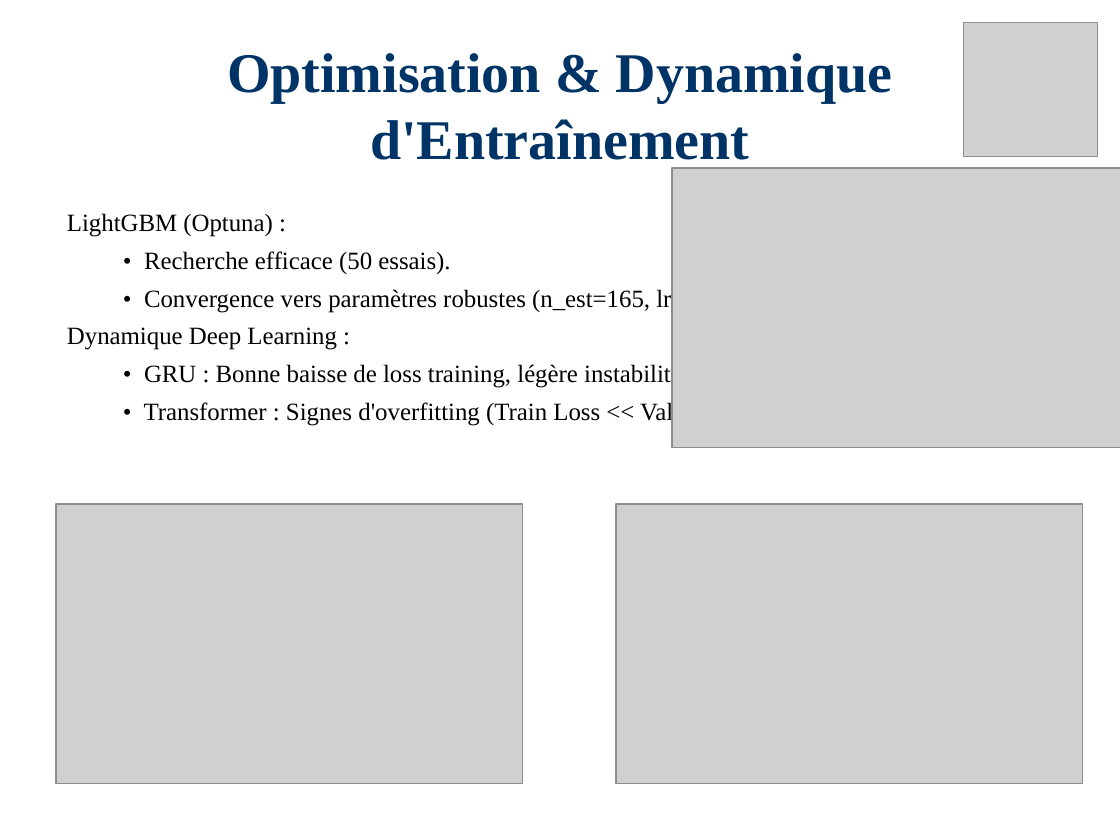
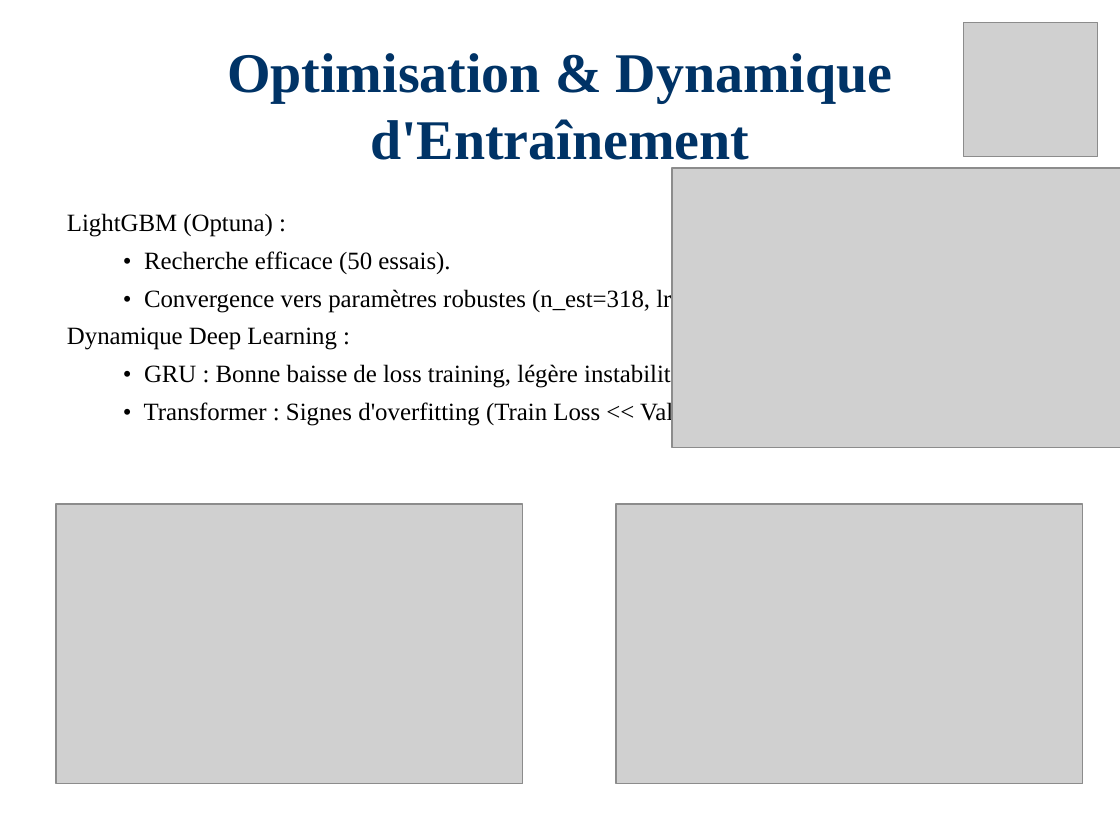
Before and after one commit to Paulino-Cristovao/churn_predictions, a slide deck: slide 6 of Presentations_Resultats_Projet.pptx. Drawn at 1120x840 pixels with LibreOffice and Linux fonts; fonts in the diff are those of the drawing; grey boxes stand for pictures. Boxes give left, top, right and bottom in pixels: in the first picture for what was removed or moved away, otherwise in the second. Text is boxed around its words. In the diff, an @@ line names an element or a change of style, - is before the commit and + after.

```diff
--- a/Presentations_Resultats_Projet.pptx
+++ b/Presentations_Resultats_Projet.pptx
@@ text at (144, 287, 755, 313): text changed @@
-  • Convergence vers paramètres robustes (n_est=165, lr=0.011).
+  • Convergence vers paramètres robustes (n_est=318, lr=0.018).
```
Also in this commit, not shown: 2 other slides changed, 1 other file.
